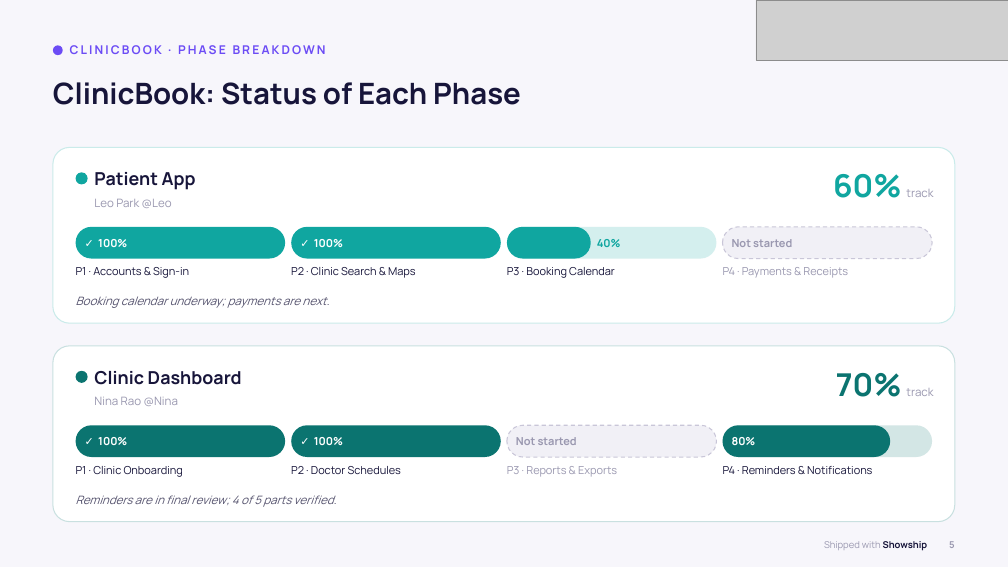
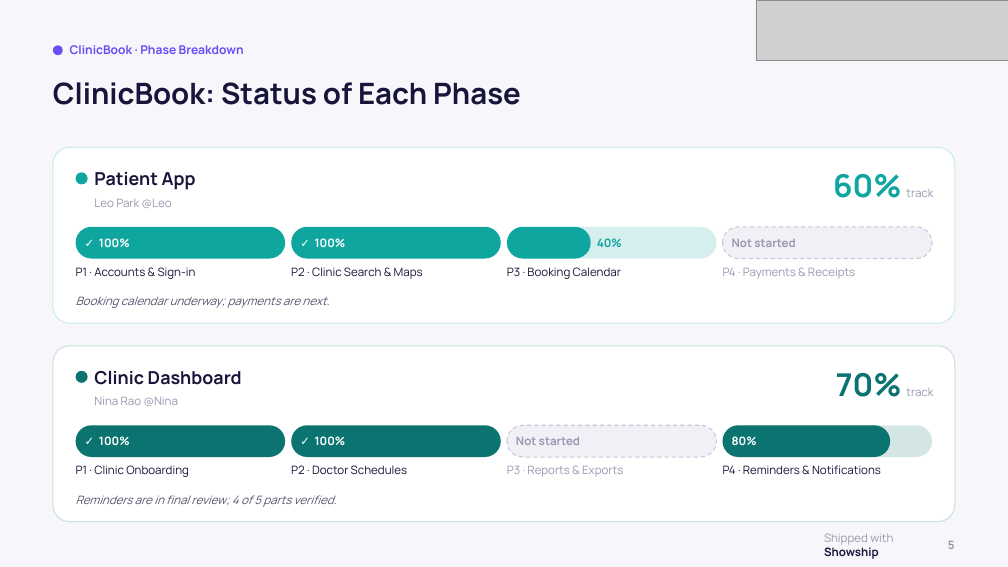
Before and after one commit to Soe-Moe/showship, a slide deck: slide 5 of docs/example-deck-showship.pptx. Drawn at 1008x567 pixels with LibreOffice and Linux fonts; fonts in the diff are those of the drawing; grey boxes stand for pictures; background and template pictures are left out. Boxes give left, top, right and bottom in pixels: in the first picture for what was removed or moved away, otherwise in the second. Text is boxed around its words. In the diff, an @@ line names an element or a change of style, - is before the commit and + after.

Commit message:
0.1.0-beta.10: deck layout checks, design rules, refreshed previews
- check_deck.js renders the deck and flags text near the edges or colliding
- lint_report.js enforces per-field text length limits
- design_rules.md: design rules for templates and decks
- timeline edge overflow, hollow attention cards, small text, tracked uppercase labels fixed
- make_previews.js regenerates docs images and example decks

```diff
--- a/docs/example-deck-showship.pptx
+++ b/docs/example-deck-showship.pptx
@@ text at <box>70,45,244,54</box>: text changed @@
-CLINICBOOK · PHASE BREAKDOWN
+ClinicBook · Phase Breakdown
@@ size 10.5 to 11 pt in 16 elements at <box>99,238,130,247</box>, <box>76,267,196,279</box>, <box>315,238,346,247</box>, <box>291,267,423,279</box>, <box>597,238,622,247</box>, <box>507,267,621,279</box>, <box>732,239,795,247</box>, <box>723,268,855,278</box>, <box>99,436,130,445</box>, <box>76,465,189,477</box>, <box>315,436,346,445</box>, <box>291,465,407,474</box>, <box>516,437,580,445</box>, <box>507,466,623,477</box>, <box>732,436,757,445</box>, <box>723,465,881,474</box> @@
@@ text "Shipped with Showship" at <box>824,533,893,559</box>: size 9 to 11 pt @@
@@ text "5" at <box>948,541,955,549</box>: size 9 to 11 pt @@
```
Also in this commit, not shown: 10 other slides changed, 30 other files.
